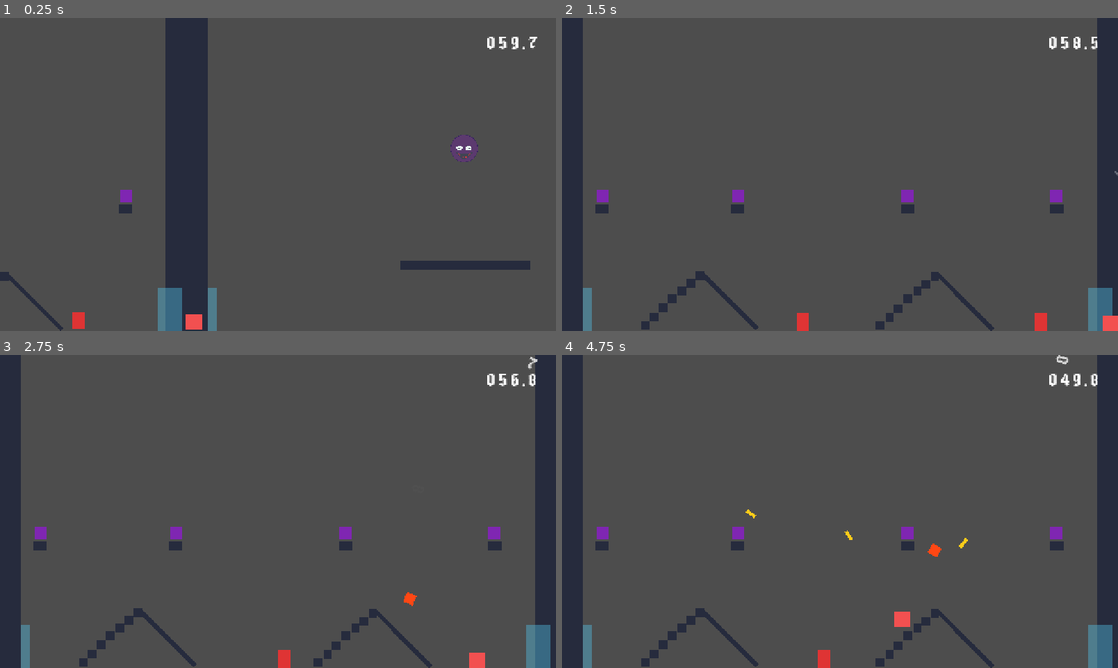
Above: before the commit, frames 1-4 (two rows, left to right).
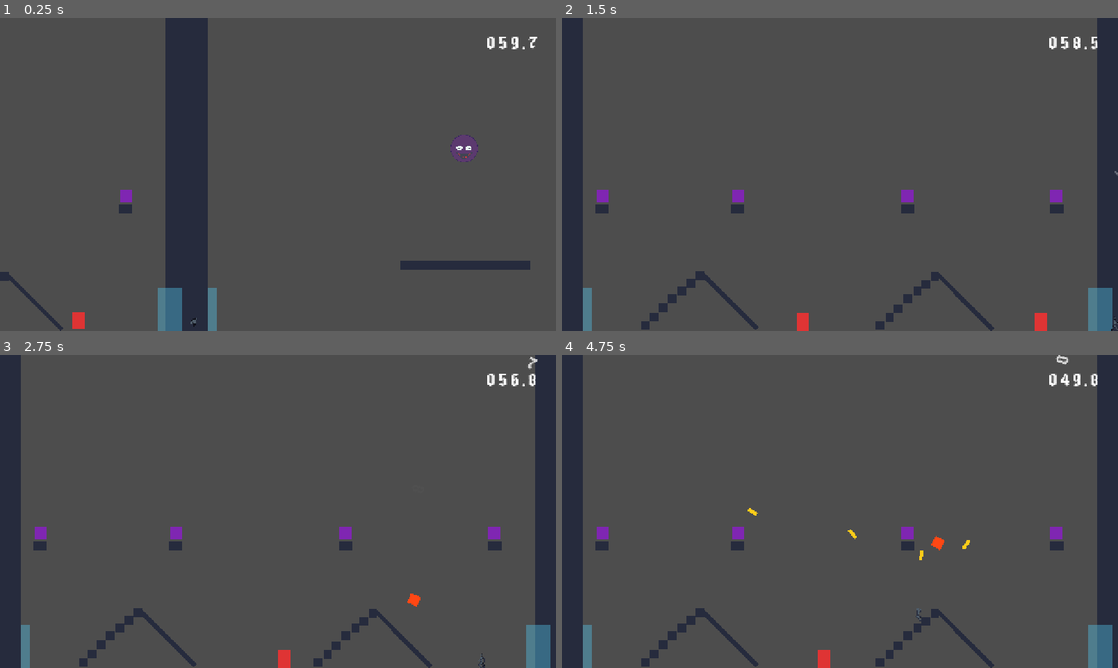
Above: after the commit, the same moments.

Repository: PACarniglia/count-hawk-down
Game: Godot game, scene res://scenes/world/WorldBossTest.tscn
Two runs of this game, one before a commit and one after it. Both use one fixed random seed, a clock stepped at 60 frames per second and the inputs below. This scene is started directly instead of the project's main scene. The engine's default icon, where the game draws it, is replaced by a stand-in: a white triangle on a blue panel in a dark square. Sound files missing from this copy of the repository are replaced by a short silence.
Inputs (mouse positions are in pixels of both pictures, inside the frame that each line leads up to):
- Up to frame 1 (0.25 s): no input
- Up to frame 2 (1.5 s): tap Enter at 0.5 s; move the mouse to (812, 237) at 0.52 s; hold D (move_right) from 0.53 s (still down); click (812, 237) at 0.6 s; tap W (move_jump) at 0.77 s; move the mouse to (1006, 221) at 1.27 s; click (1006, 221) at 1.35 s
- Up to frame 3 (2.75 s): tap W (move_jump) at 1.52 s; move the mouse to (111, 464) at 2.02 s; release D (move_right) at 2.03 s; hold A (move_left) from 2.03 s (still down); right-click (111, 464) at 2.1 s; click (111, 464) at 2.3 s
- Up to frame 4 (4.75 s): move the mouse to (867, 511) at 2.77 s; click (867, 511) at 2.85 s; tap W (move_jump) at 3.02, 3.77, 4.52 s; move the mouse to (756, 433) at 3.52 s; click (756, 433) at 3.6 s; move the mouse to (962, 495) at 4.27 s; release A (move_left) at 4.28 s; hold D (move_right) from 4.28 s (still down); right-click (962, 495) at 4.35 s; click (962, 495) at 4.55 s

The runs differ from the first frame. In frame 1, 0.1% of the frame differs, in the area x 33-37%, y 94-100%; in frame 2, 0.1%; in frame 3, 0.2%; in frame 4, 0.4%, in the area x 33-74%, y 48-87%.

Commit message:
feat: add player sprite, and player anims to character controller

Diff:
--- a/scenes/prefabs/player/player.tscn
+++ b/scenes/prefabs/player/player.tscn
@@ -1,16 +1,97 @@
 [gd_scene format=3 uid="uid://dlpbohgxrj7o6"]
 
 [ext_resource type="Script" uid="uid://6lk11pamqh5q" path="res://scenes/prefabs/player/player_controller.gd" id="1_ctab2"]
-[ext_resource type="Texture2D" uid="uid://mm6oegnb4ajt" path="res://scenes/map_template/assets/player/player_icon.svg" id="2_ypqk3"]
+[ext_resource type="Texture2D" uid="uid://cwrvnct1cud57" path="res://sprites/hero/hero_spritesheet.png" id="2_hero_sheet"]
 [ext_resource type="PackedScene" path="res://scenes/CountdownDisplay.tscn" id="3_countdown"]
+[ext_resource type="Texture2D" uid="uid://c86o4s3loabhs" path="res://sprites/hero/heroattack_spritesheet.png" id="3_hero_attack_sheet"]
 [ext_resource type="Resource" uid="uid://wvjn7sdrk3yh" path="res://scripts/spells/fireball.tres" id="4_fireball"]
 [ext_resource type="AudioStream" uid="uid://c26wtxlhp0sqg" path="res://sounds/Alex Scream Short.mp3" id="5_g75l7"]
 
-[sub_resource type="CircleShape2D" id="CircleShape2D_bxabp"]
-radius = 18.0
+[sub_resource type="RectangleShape2D" id="RectangleShape2D_bxabp"]
+size = Vector2(16, 32)
 
-[sub_resource type="QuadMesh" id="QuadMesh_mti2e"]
-size = Vector2(36, 36)
+[sub_resource type="Shader" id="Shader_hero_invert"]
+code = "shader_type canvas_item;
+
+uniform bool invert_enabled = false;
+
+void fragment() {
+	vec4 tex = texture(TEXTURE, UV);
+	if (invert_enabled) {
+		tex.rgb = vec3(1.0) - tex.rgb;
+	}
+	COLOR = tex * COLOR;
+}
+"
+
+[sub_resource type="ShaderMaterial" id="ShaderMaterial_hero_invert"]
+shader = SubResource("Shader_hero_invert")
+shader_parameter/invert_enabled = false
+
+[sub_resource type="AtlasTexture" id="AtlasTexture_attack_1"]
+atlas = ExtResource("3_hero_attack_sheet")
+region = Rect2(0, 0, 32, 32)
+
+[sub_resource type="AtlasTexture" id="AtlasTexture_attack_2"]
+atlas = ExtResource("3_hero_attack_sheet")
+region = Rect2(32, 0, 32, 32)
+
+[sub_resource type="AtlasTexture" id="AtlasTexture_jump"]
+atlas = ExtResource("2_hero_sheet")
+region = Rect2(32, 0, 16, 32)
+
+[sub_resource type="AtlasTexture" id="AtlasTexture_walk_1"]
+atlas = ExtResource("2_hero_sheet")
+region = Rect2(0, 0, 16, 32)
+
+[sub_resource type="AtlasTexture" id="AtlasTexture_walk_2"]
+atlas = ExtResource("2_hero_sheet")
+region = Rect2(16, 0, 16, 32)
+
+[sub_resource type="AtlasTexture" id="AtlasTexture_wall_slide"]
+atlas = ExtResource("2_hero_sheet")
+region = Rect2(48, 0, 16, 32)
+
+[sub_resource type="SpriteFrames" id="SpriteFrames_hero"]
+animations = [{
+"frames": [{
+"duration": 1.0,
+"texture": SubResource("AtlasTexture_attack_1")
+}, {
+"duration": 1.0,
+"texture": SubResource("AtlasTexture_attack_2")
+}],
+"loop": 0,
+"name": &"attack",
+"speed": 12.0
+}, {
+"frames": [{
+"duration": 1.0,
+"texture": SubResource("AtlasTexture_jump")
+}],
+"loop": 1,
+"name": &"jump",
+"speed": 1.0
+}, {
+"frames": [{
+"duration": 1.0,
+"texture": SubResource("AtlasTexture_walk_1")
+}, {
+"duration": 1.0,
+"texture": SubResource("AtlasTexture_walk_2")
+}],
+"loop": 1,
+"name": &"walk",
+"speed": 8.0
+}, {
+"frames": [{
+"duration": 1.0,
+"texture": SubResource("AtlasTexture_wall_slide")
+}],
+"loop": 1,
+"name": &"wall_slide",
+"speed": 1.0
+}]
 
 [sub_resource type="CapsuleShape2D" id="CapsuleShape2D_sword"]
 height = 40.0
@@ -20,16 +101,12 @@
 equipped_spell = ExtResource("4_fireball")
 
 [node name="CollisionShape2D" type="CollisionShape2D" parent="." unique_id=1132579238]
-shape = SubResource("CircleShape2D_bxabp")
+shape = SubResource("RectangleShape2D_bxabp")
 
-[node name="MeshInstance2D" type="MeshInstance2D" parent="." unique_id=1458170328]
-mesh = SubResource("QuadMesh_mti2e")
-texture = ExtResource("2_ypqk3")
-
-[node name="Polygon2D" type="Polygon2D" parent="." unique_id=1033882175]
-z_index = 1
-color = Color(0.94902, 0.317647, 0.317647, 1)
-polygon = PackedVector2Array(-18, -18, 18, -18, 18, 18, -18, 18)
+[node name="HeroSprite" type="AnimatedSprite2D" parent="." unique_id=1458170328]
+material = SubResource("ShaderMaterial_hero_invert")
+sprite_frames = SubResource("SpriteFrames_hero")
+animation = &"walk"
 
 [node name="TimerLayer" type="CanvasLayer" parent="." unique_id=1973375906]
 layer = 2
@@ -46,11 +123,6 @@
 rotation = 1.5708
 shape = SubResource("CapsuleShape2D_sword")
 
-[node name="SwordVisual" type="Polygon2D" parent="SwordHitbox" unique_id=811526284]
-visible = false
-color = Color(0.9, 0.9, 0.3, 1)
-polygon = PackedVector2Array(-4, -20, 4, -20, 4, 20, -4, 20)
-
 [node name="DeathSound" type="AudioStreamPlayer2D" parent="." unique_id=1367817738]
 stream = ExtResource("5_g75l7")
 volume_db = -5.0
--- a/scenes/prefabs/player/player_controller.gd
+++ b/scenes/prefabs/player/player_controller.gd
@@ -20,7 +20,7 @@
 @export var friction: float = 2600.0
 @export var gravity: float = 1800.0
 @export var max_fall_speed: float = 1100.0
-@export var jump_velocity: float = -560.0
+@export var jump_velocity: float = -600.0
 @export var coyote_time: float = 0.10
 @export var jump_buffer_time: float = 0.10
 @export var jump_cut_multiplier: float = 0.45
@@ -28,12 +28,16 @@
 @export var wall_slide_max_fall_speed: float = 180.0
 @export var wall_jump_horizontal_speed: float = 420.0
 @export var wall_jump_lock_time: float = 0.12
-@export var wall_coyote_time: float = 0.08
+@export var wall_coyote_time: float = 0.10
 @export var time_limit_seconds: float = 10.0
 @export var damage_penalty_seconds: float = 5.0
 @export var iframes_duration: float = 1.5
 @export var flash_interval: float = 0.1
 @export var sword_duration: float = 0.18
+@export var walk_animation_fps: float = 8.0
+@export var attack_animation_fps: float = 12.0
+@export var attack_visual_offset_px: float = 8.0
+@export var jump_spin_degrees_per_second: float = 1080.0
 @export var equipped_spell: SpellDefinition
 
 var coyote_timer: float = 0.0
@@ -50,17 +54,23 @@
 var _facing: float = 1.0
 var _rng := RandomNumberGenerator.new()
 var input_locked: bool = false
+var _sprite_inverted: bool = false
 
 
 @onready var countdown = $TimerLayer/Countdown
 @onready var sword_hitbox: Area2D = $SwordHitbox
 @onready var death_sound: AudioStreamPlayer2D = $DeathSound
+@onready var hero_sprite: AnimatedSprite2D = $HeroSprite
 
 
 func _ready() -> void:
 	countdown.value = time_limit_seconds
 	countdown.expired.connect(_on_countdown_expired)
 	countdown.start()
+	if hero_sprite and hero_sprite.sprite_frames:
+		hero_sprite.sprite_frames.set_animation_speed("walk", walk_animation_fps)
+		hero_sprite.sprite_frames.set_animation_speed("attack", attack_animation_fps)
+	_set_sprite_inverted(false)
 	_rng.randomize()
 
 
@@ -77,9 +87,9 @@
 		flash_timer -= delta
 		if flash_timer <= 0.0:
 			flash_timer = flash_interval
-			_set_visible(not _get_visual_visible())
+			_set_sprite_inverted(not _sprite_inverted)
 		if iframes_timer <= 0.0:
-			_set_visible(true)
+			_set_sprite_inverted(false)
 
 	spell_cooldown_timer = maxf(spell_cooldown_timer - delta, 0.0)
 
@@ -158,6 +168,12 @@
 	velocity.y = min(velocity.y + current_gravity * delta, current_max_fall_speed)
 
 	move_and_slide()
+	var grounded_now := is_on_floor()
+	var on_wall_now := is_on_wall_only() and not grounded_now
+	var wall_normal_now := get_wall_normal() if on_wall_now else Vector2.ZERO
+	var wall_sliding_now := on_wall_now and input_axis != 0.0 and signf(input_axis) == -signf(wall_normal_now.x) and velocity.y > 0.0
+	var is_attacking_now := sword_timer > 0.0
+	_update_hero_sprite_visuals(grounded_now, wall_sliding_now, is_attacking_now, delta)
 
 
 func take_damage() -> void:
@@ -171,15 +187,62 @@
 	flash_timer = flash_interval
 
 
-func _set_visible(v: bool) -> void:
-	var poly := get_node_or_null("Polygon2D") as Polygon2D
-	if poly:
-		poly.visible = v
-
-
-func _get_visual_visible() -> bool:
-	var poly := get_node_or_null("Polygon2D") as Polygon2D
-	return poly.visible if poly else true
+func _set_sprite_inverted(inverted: bool) -> void:
+	_sprite_inverted = inverted
+	if hero_sprite == null:
+		return
+	var shader_material := hero_sprite.material as ShaderMaterial
+	if shader_material:
+		shader_material.set_shader_parameter("invert_enabled", inverted)
+
+
+func _update_hero_sprite_visuals(on_floor: bool, wall_sliding: bool, is_attacking: bool, delta: float) -> void:
+	if hero_sprite == null:
+		return
+
+	hero_sprite.flip_h = _facing < 0.0
+	if is_attacking:
+		hero_sprite.rotation = 0.0
+		hero_sprite.offset = Vector2(attack_visual_offset_px * _facing, 0.0)
+		if hero_sprite.animation != &"attack":
+			hero_sprite.play("attack")
+		elif not hero_sprite.is_playing():
+			hero_sprite.play("attack")
+		return
+	hero_sprite.offset = Vector2.ZERO
+
+	if wall_sliding:
+		if hero_sprite.animation != &"wall_slide":
+			hero_sprite.animation = &"wall_slide"
+		hero_sprite.stop()
+		hero_sprite.frame = 0
+		hero_sprite.rotation = 0.0
+		return
+
+	if not on_floor:
+		if hero_sprite.animation != &"jump":
+			hero_sprite.animation = &"jump"
+		hero_sprite.stop()
+		hero_sprite.frame = 0
+		var spin_direction := _facing
+		if is_zero_approx(spin_direction):
+			spin_direction = 1.0
+		hero_sprite.rotation_degrees = wrapf(
+			hero_sprite.rotation_degrees + jump_spin_degrees_per_second * spin_direction * delta,
+			-180.0,
+			180.0
+		)
+		return
+
+	hero_sprite.rotation = 0.0
+	if absf(velocity.x) > 8.0:
+		if hero_sprite.animation != &"walk" or not hero_sprite.is_playing():
+			hero_sprite.play("walk")
+	else:
+		if hero_sprite.animation != &"walk":
+			hero_sprite.animation = &"walk"
+		hero_sprite.stop()
+		hero_sprite.frame = 0
 
 
 func _swing_sword() -> void:
@@ -190,9 +253,6 @@
 		var sword_sfx := SWORD_SFX_OPTIONS[_rng.randi_range(0, SWORD_SFX_OPTIONS.size() - 1)]
 		_play_sfx_detached(sword_sfx)
 	sword_hitbox.position.x = 28.0 * _facing
-	var vis := sword_hitbox.get_node_or_null("SwordVisual") as Polygon2D
-	if vis:
-		vis.visible = true
 	sword_hitbox.monitoring = true
 
 
@@ -200,9 +260,6 @@
 	if sword_hitbox == null:
 		return
 	sword_hitbox.monitoring = false
-	var vis := sword_hitbox.get_node_or_null("SwordVisual") as Polygon2D
-	if vis:
-		vis.visible = false
 
 
 func _play_sfx_detached(stream: AudioStream) -> void:
@@ -255,7 +312,7 @@
 	input_locked = true
 	countdown.stop()
 	_end_swing()
-	_set_visible(true)
+	_set_sprite_inverted(false)
 
 
 func _on_sword_area_entered(area: Area2D) -> void:
@@ -271,6 +328,7 @@
 	if is_game_over:
 		return
 	is_game_over = true
+	_set_sprite_inverted(false)
 	death_sound.play()
 	countdown.stop()
 	countdown.value = 0.0
Binary file changed: sprites/hero/hero_proj.aseprite
Binary file added: sprites/hero/hero_spritesheet.png
Not shown, added: sprites/hero/hero_spritesheet.png.import
Binary file added: sprites/hero/heroattack_proj.aseprite
Binary file added: sprites/hero/heroattack_spritesheet.png
Not shown, added: sprites/hero/heroattack_spritesheet.png.import
